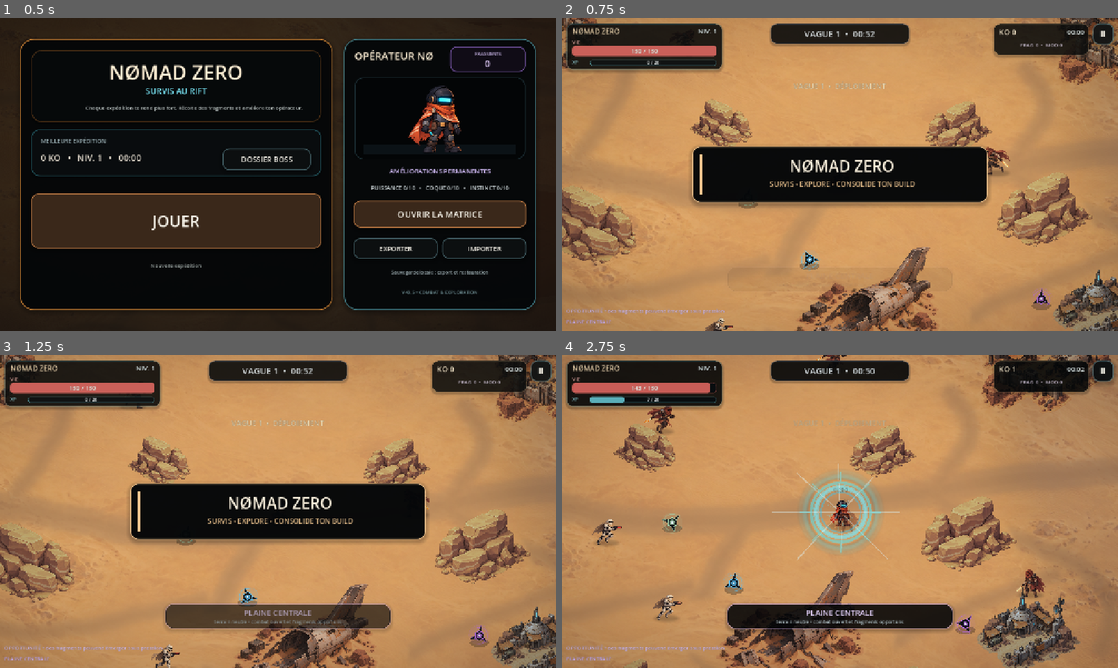
Above: before the commit, frames 1-4 (two rows, left to right).
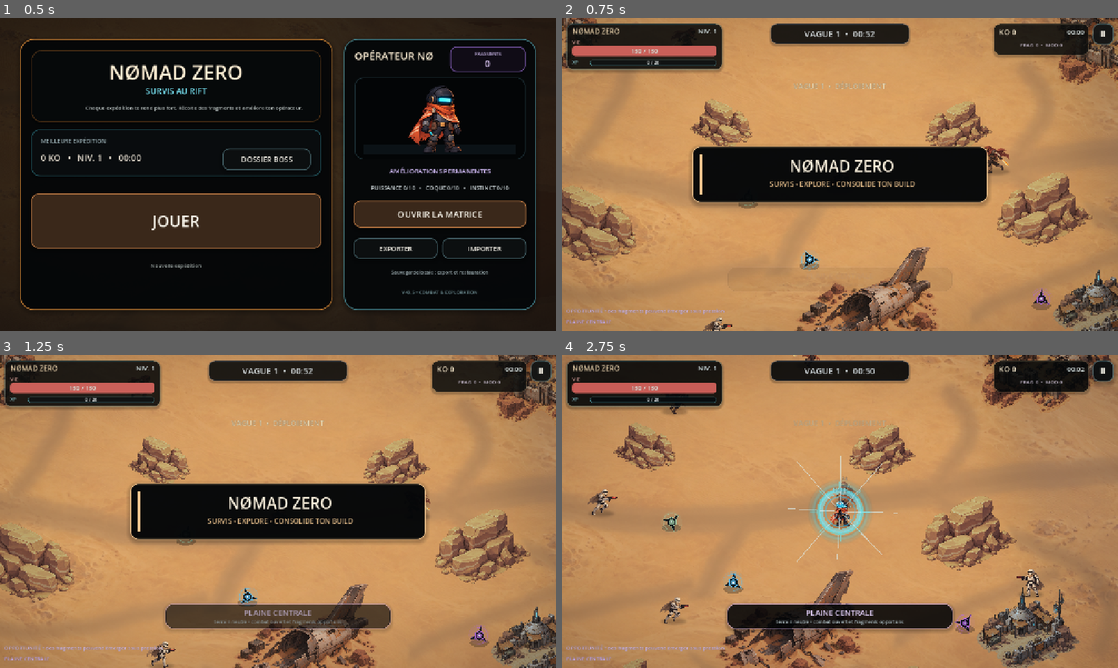
Above: after the commit, the same moments.

Repository: Zorvax-Dev/Nomad-Zero-Dev
Game: Godot game, scene res://Main.tscn
Same seed, same stepped clock (60 frames per second), same inputs: the game is played once before the commit and once after it.
Inputs (mouse positions are in pixels of both pictures, inside the frame that each line leads up to):
- Up to frame 1 (0.5 s): no input
- Up to frame 2 (0.75 s): click "JOUER" at 0.5 s
- Up to frame 3 (1.25 s): no input
- Up to frame 4 (2.75 s): move the mouse to (962, 495) at 1.27 s; hold D (move_right) 1.28-2 s; tap Q at 1.35 s; click (962, 495) at 1.42 s; drag from (728, 527) to (812, 574) at 2.02 s

Frame 1 is identical in both runs. In frame 2, 0.3% of the frame differs, in the area x 25-81%, y 40-100%; in frame 3, 0.3%; in frame 4, 8.0%, in the area x 4-99%, y 0-100%.

Commit message:
V49.6: keep graveyard landmarks varied rather than repetitive

Diff:
--- a/scripts/world.gd
+++ b/scripts/world.gd
@@ -63,7 +63,6 @@
 	_add_decor("IronPit", IRON_PIT_TEXTURE, Vector2(3070.0, 2480.0), 0.60, false)
 	_add_decor("ScrapHeapEast", SCRAP_HEAP_TEXTURE, Vector2(2660.0, 2860.0), 0.42, false)
 	_add_decor("ScrapHeapWest", SCRAP_HEAP_TEXTURE, Vector2(1380.0, 2840.0), 0.30, true)
-	_add_decor("ScrapHeapSouthEast", SCRAP_HEAP_TEXTURE, Vector2(3430.0, 2840.0), 0.28, true)
 	_add_decor("ScrapHeapNorth", SCRAP_HEAP_TEXTURE, Vector2(2700.0, 2260.0), 0.25, true)
 
 func _decor_sort_offset(tex: Texture2D, scale_value: float) -> float:
@@ -159,7 +158,6 @@
 	_add_ellipse(Vector2(3070.0, 2550.0), Vector2(102.0, 76.0))
 	_add_ellipse(Vector2(2665.0, 2920.0), Vector2(91.0, 58.0))
 	_add_ellipse(Vector2(1385.0, 2880.0), Vector2(65.0, 45.0))
-	_add_ellipse(Vector2(3435.0, 2880.0), Vector2(61.0, 42.0))
 	_add_ellipse(Vector2(2705.0, 2295.0), Vector2(55.0, 39.0))
 	_add_ellipse(Vector2(1250.0, 2260.0), Vector2(145.0, 74.0))
 	# Soft rocky rim from the background image so the player cannot walk on those visible edges.
